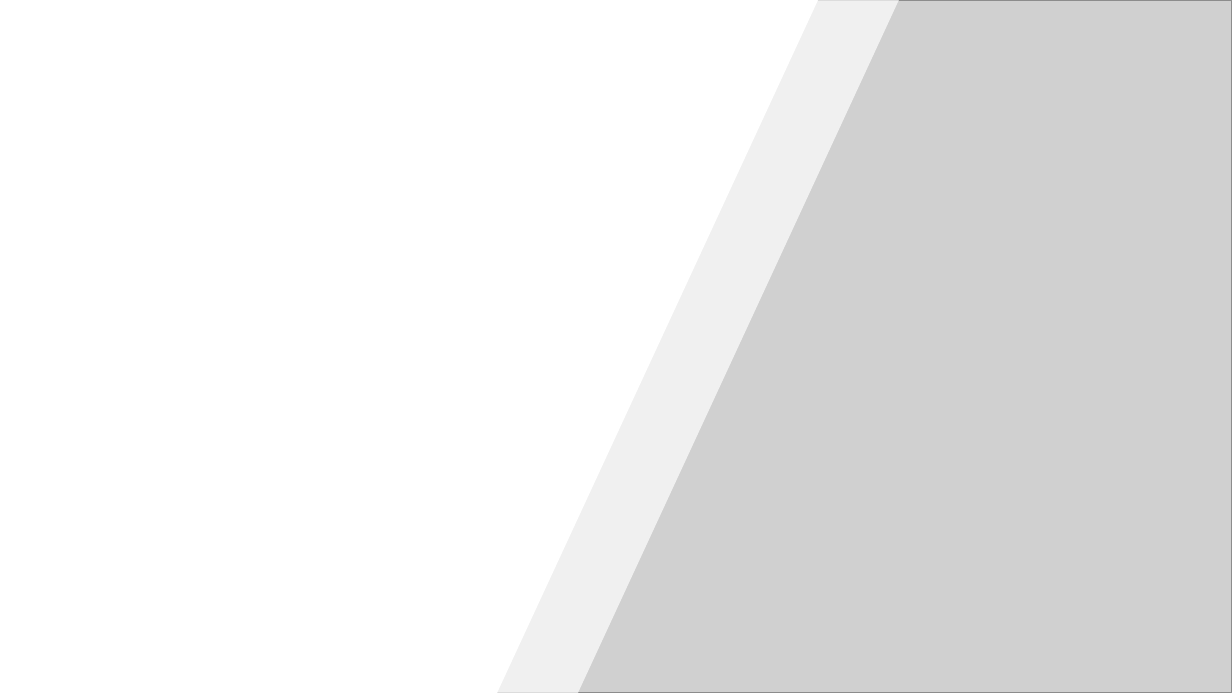
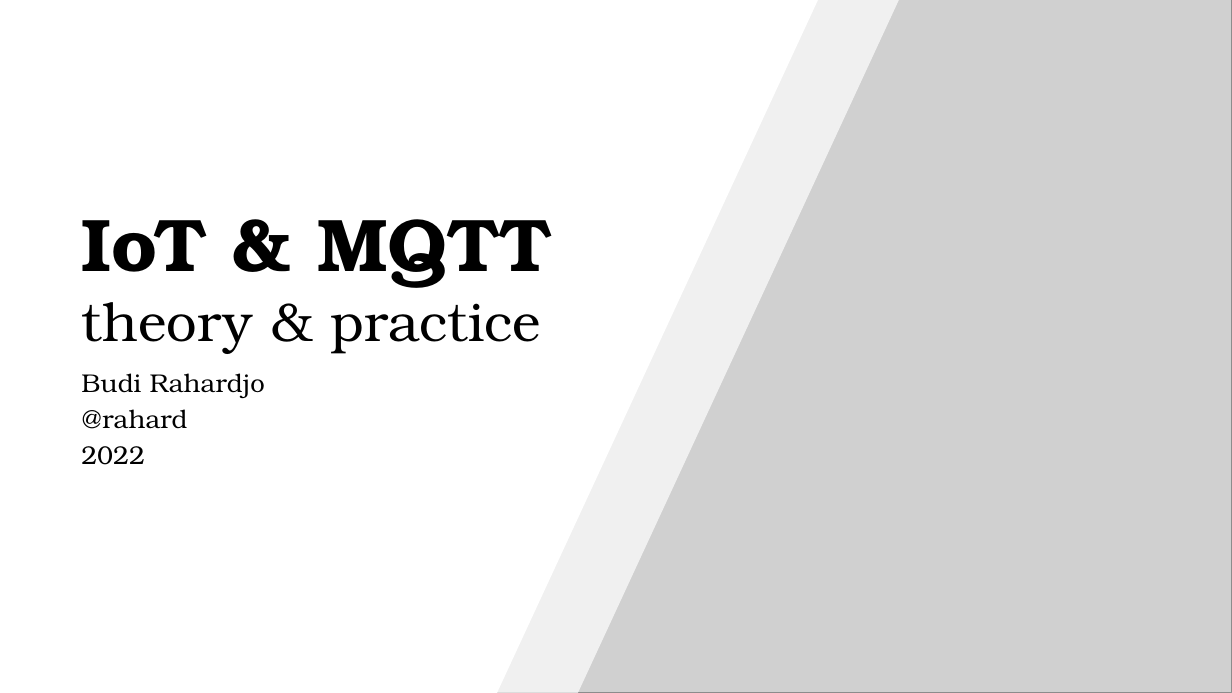
Before and after one commit to rahard/BRiot-stuff, a slide deck: slide 1 of MQTT/presentation/MQTT IoT 2023 - 1.pptx. Drawn at 1232x693 pixels with LibreOffice and Linux fonts; fonts in the diff are those of the drawing; grey boxes stand for pictures. Boxes give left, top, right and bottom in pixels: in the first picture for what was removed or moved away, otherwise in the second. Text is boxed around its words. In the diff, an @@ line names an element or a change of style, - is before the commit and + after.

```diff
--- a/MQTT/presentation/MQTT IoT 2023 - 1.pptx
+++ b/MQTT/presentation/MQTT IoT 2023 - 1.pptx
@@ title added at (81,219,551,353), 42.2 pt, text #000000 @@
+IoT & MQTT
+theory & practice
@@ subtitle added at (81,373,265,465), 20 pt, text #000000 @@
+Budi Rahardjo
+@rahard
+2022
```
Also in this commit, not shown: 1 other slide changed, 2 other files.
